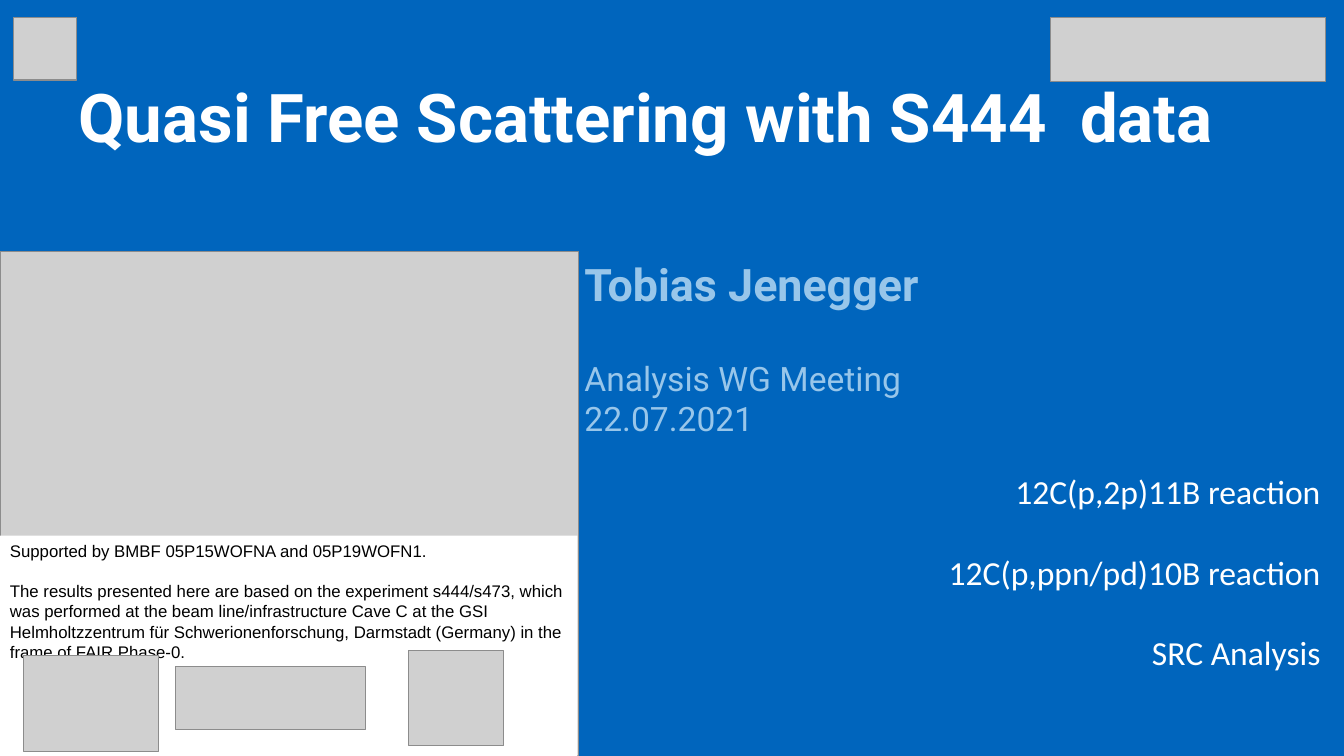
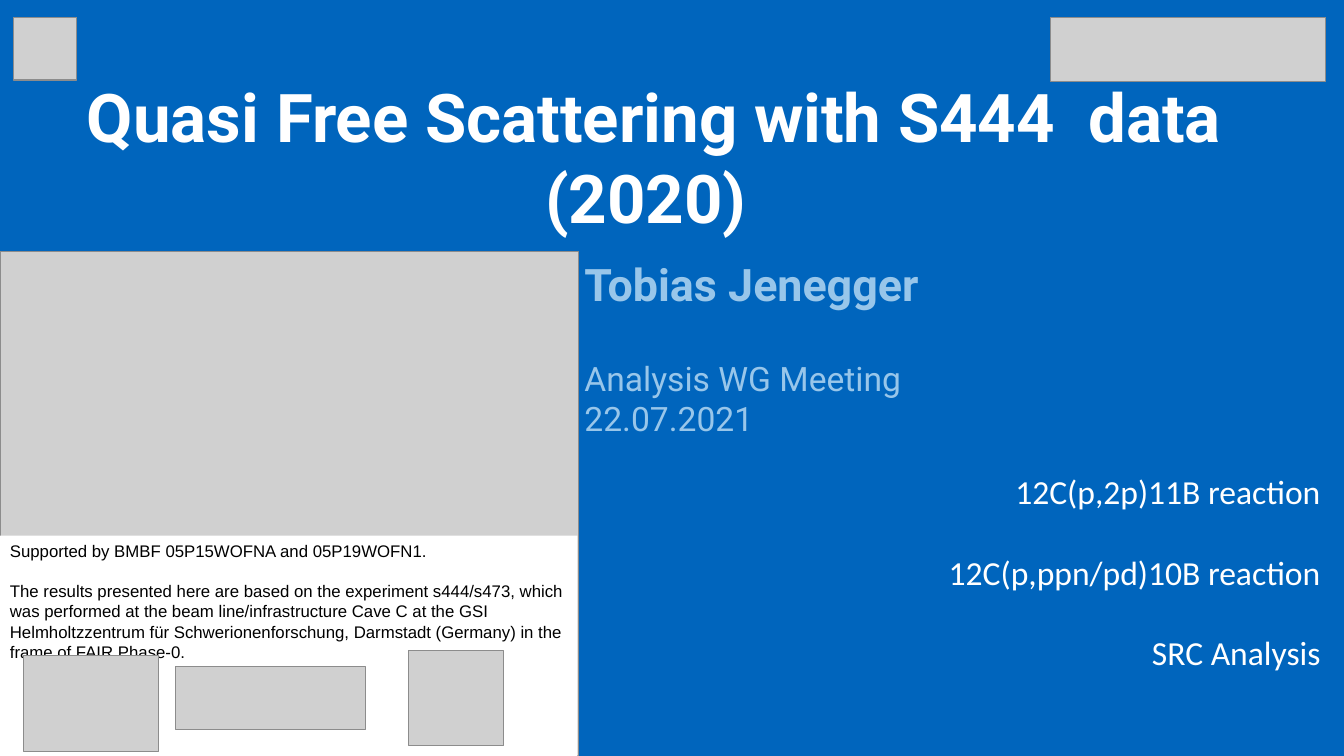
Before and after one commit to jenegger/2021_psi_pres, a slide deck: slide 1 of analysis.odp. Drawn at 1344x756 pixels with LibreOffice and Linux fonts; fonts in the diff are those of the drawing; grey boxes stand for pictures. Boxes give left, top, right and bottom in pixels: in the first picture for what was removed or moved away, otherwise in the second. Text is boxed around its words. In the diff, an @@ line names an element or a change of style, - is before the commit and + after.

```diff
--- a/analysis.odp
+++ b/analysis.odp
@@ text at (87, 81, 1220, 238): text changed @@
-Quasi Free Scattering with S444 data
+Quasi Free Scattering with S444 data (2020)
```
Also in this commit, not shown: 3 other slides changed, 4 slides added, 2 slides removed, 3 other files.
